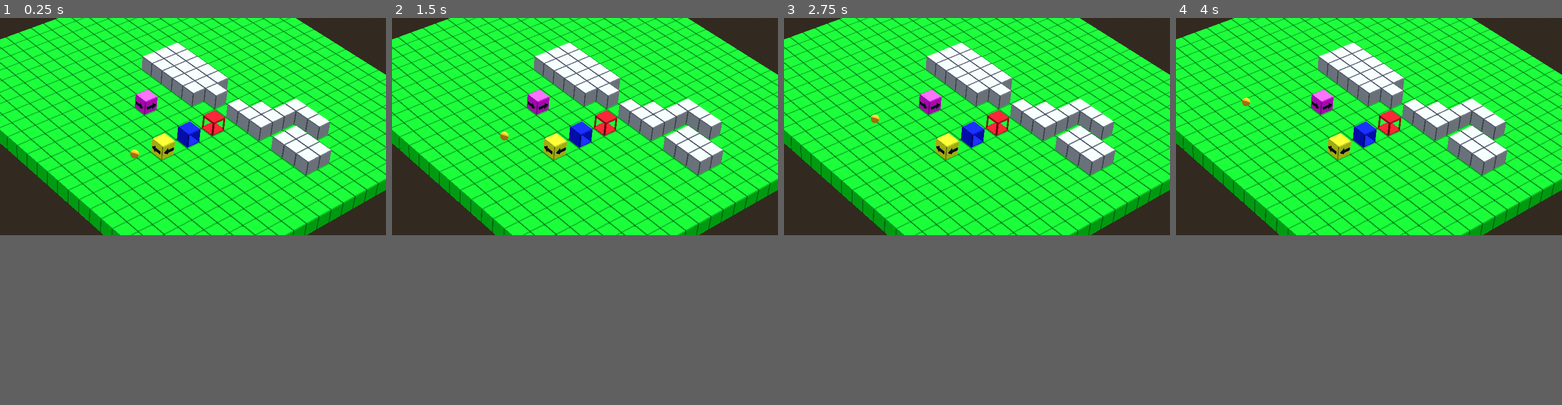
Above: before the commit, frames 1-4 (left to right).
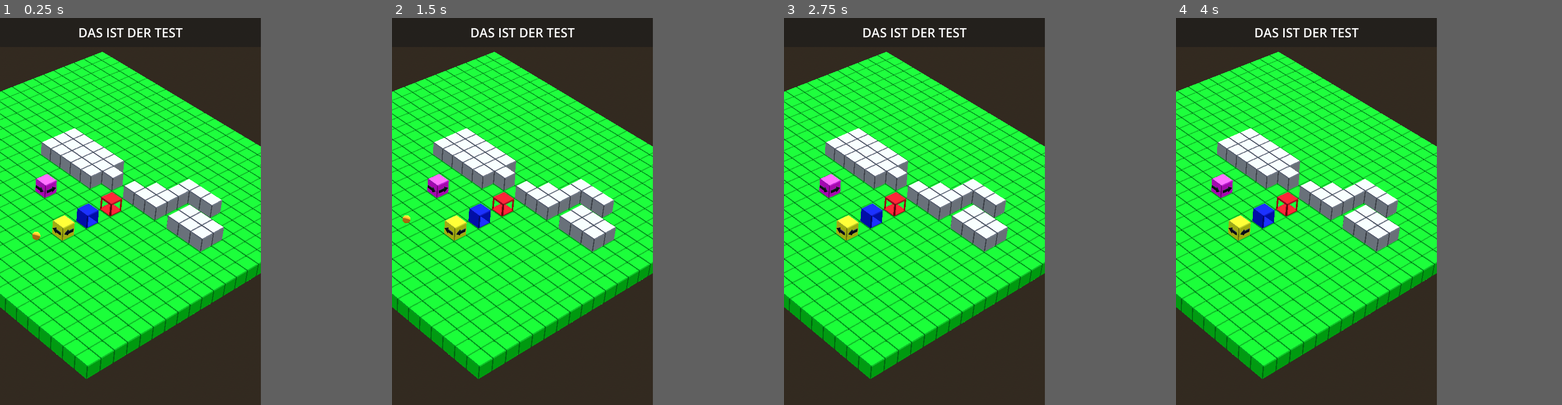
Above: after the commit, the same moments.

Repository: blindcuser/gamenine
Game: Godot game, scene res://level_01.tscn
The game is run twice, just before and just after one commit, with the same random seed, the same clock (stepped at 60 frames per second) and the same inputs.
Inputs (mouse positions are in pixels of both pictures, inside the frame that each line leads up to):
- Up to frame 1 (0.25 s): no input
- Up to frame 2 (1.5 s): move the mouse to (669, 114) at 0.52 s; click (669, 114) at 0.67 s; drag from (507, 137) to (565, 168) at 1.27 s
- Up to frame 3 (2.75 s): move the mouse to (1015, 79) at 2.02 s; click (1015, 79) at 2.17 s
- Up to frame 4 (4 s): drag from (1349, 168) to (1253, 95) at 2.77 s; move the mouse to (1484, 157) at 3.52 s; click (1484, 157) at 3.67 s
In our replay, the window is 799x449 before the commit and 540x800 after it. These sizes can differ from the game's own. Grey fills any space a smaller window leaves; there, only what the larger window draws over its background counts as a difference.

The runs differ from the first frame. In frame 1, 53% of the frame differs, in the area x 0-100%, y 0-100%; in frame 2, 53%; in frame 3, 53%; in frame 4, 53%.

Commit message:
GUI Test

Diff:
--- a/level_01.tscn
+++ b/level_01.tscn
@@ -1,6 +1,7 @@
-[gd_scene load_steps=12 format=3 uid="uid://5v0hx2nrkj0k"]
+[gd_scene load_steps=13 format=3 uid="uid://5v0hx2nrkj0k"]
 
 [ext_resource type="MeshLibrary" uid="uid://o7sg4ebl8m2x" path="res://Resources/simple-blocks.tres" id="1_20ef4"]
+[ext_resource type="PackedScene" uid="uid://ccxigf8g8yr2m" path="res://scenes/user_interface_test.tscn" id="1_r5j2c"]
 [ext_resource type="PackedScene" uid="uid://dhbd13twox2hr" path="res://elements/action_blocks/scens/01_end_block.tscn" id="2_h31xs"]
 [ext_resource type="PackedScene" uid="uid://yls77dl14843" path="res://elements/action_blocks/scens/03_left_block.tscn" id="3_1wakn"]
 [ext_resource type="PackedScene" uid="uid://lg8x0vyvjrv1" path="res://elements/action_blocks/scens/04_right_block.tscn" id="4_d5na1"]
@@ -29,9 +30,11 @@
 [node name="Level_01" type="Node3D"]
 
 [node name="Camera3D" type="Camera3D" parent="."]
-transform = Transform3D(0.750388, 0.346487, -0.562907, 0.0799981, 0.797738, 0.597675, 0.656139, -0.493519, 0.570894, -84.7762, 87.3141, 82.5126)
-fov = 10.2
+transform = Transform3D(0.722037, 0.367178, -0.586381, 0.0796322, 0.797811, 0.597625, 0.687257, -0.478202, 0.54681, -84.7762, 87.3141, 82.5126)
+fov = 18.9
 size = 9.176
+
+[node name="UserInterfaceTest" parent="Camera3D" instance=ExtResource("1_r5j2c")]
 
 [node name="DirectionalLight3D" type="DirectionalLight3D" parent="."]
 transform = Transform3D(0.612372, -0.5, 0.612373, -0.707107, -3.09086e-08, 0.707107, -0.353553, -0.866025, -0.353553, 10, 6, -5)
--- a/project.godot
+++ b/project.godot
@@ -25,6 +25,8 @@
 
 [display]
 
+window/size/viewport_width=1080
+window/size/viewport_height=1920
 window/size/always_on_top=true
 
 [global_group]
--- /dev/null
+++ b/scenes/user_interface_test.tscn
@@ -0,0 +1,22 @@
+[gd_scene format=3 uid="uid://ccxigf8g8yr2m"]
+
+[node name="UserInterfaceTest" type="Control"]
+layout_mode = 3
+anchors_preset = 15
+anchor_right = 1.0
+anchor_bottom = 1.0
+grow_horizontal = 2
+grow_vertical = 2
+
+[node name="PanelContainer" type="PanelContainer" parent="."]
+layout_mode = 1
+anchors_preset = -1
+anchor_right = 1.0
+anchor_bottom = 0.075
+
+[node name="Label" type="Label" parent="PanelContainer"]
+layout_mode = 2
+theme_override_font_sizes/font_size = 52
+text = "Das ist der Test"
+horizontal_alignment = 1
+uppercase = true
Not shown: 12 places in Resources/simple-blocks.tres that only renumber resources
